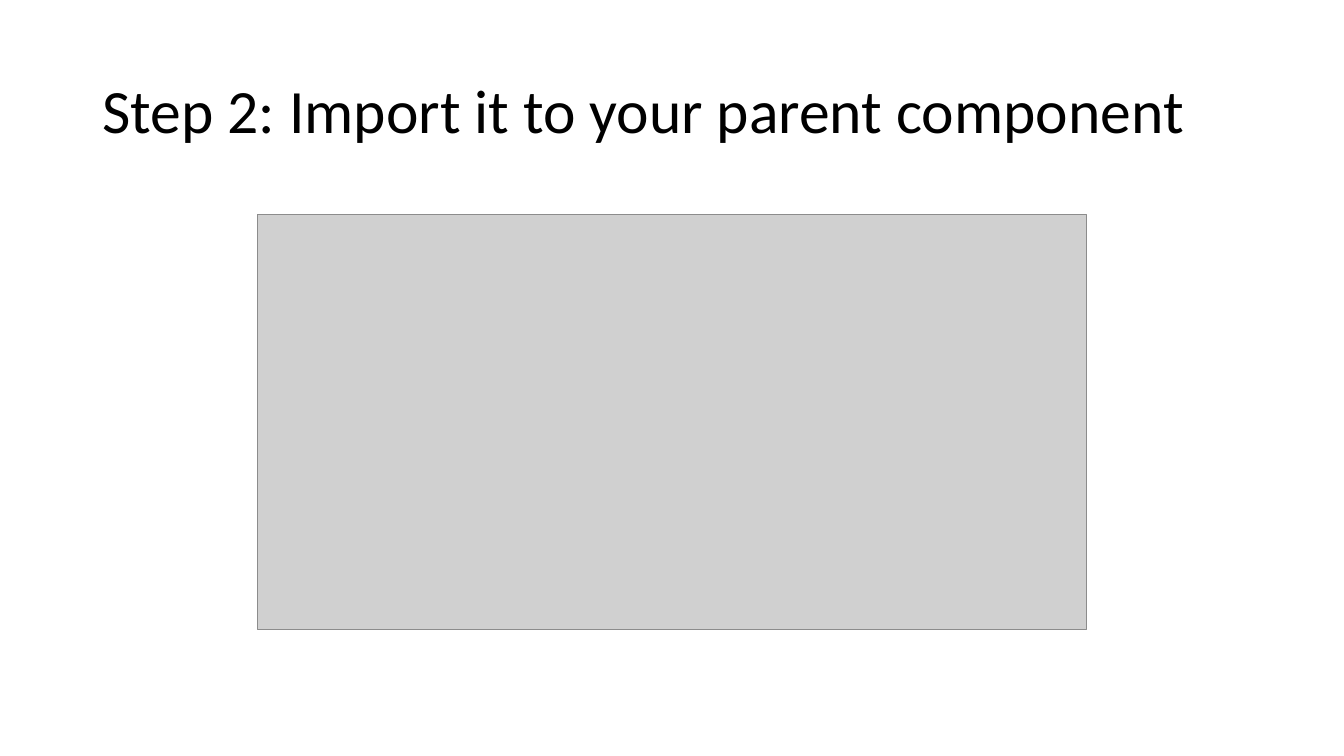
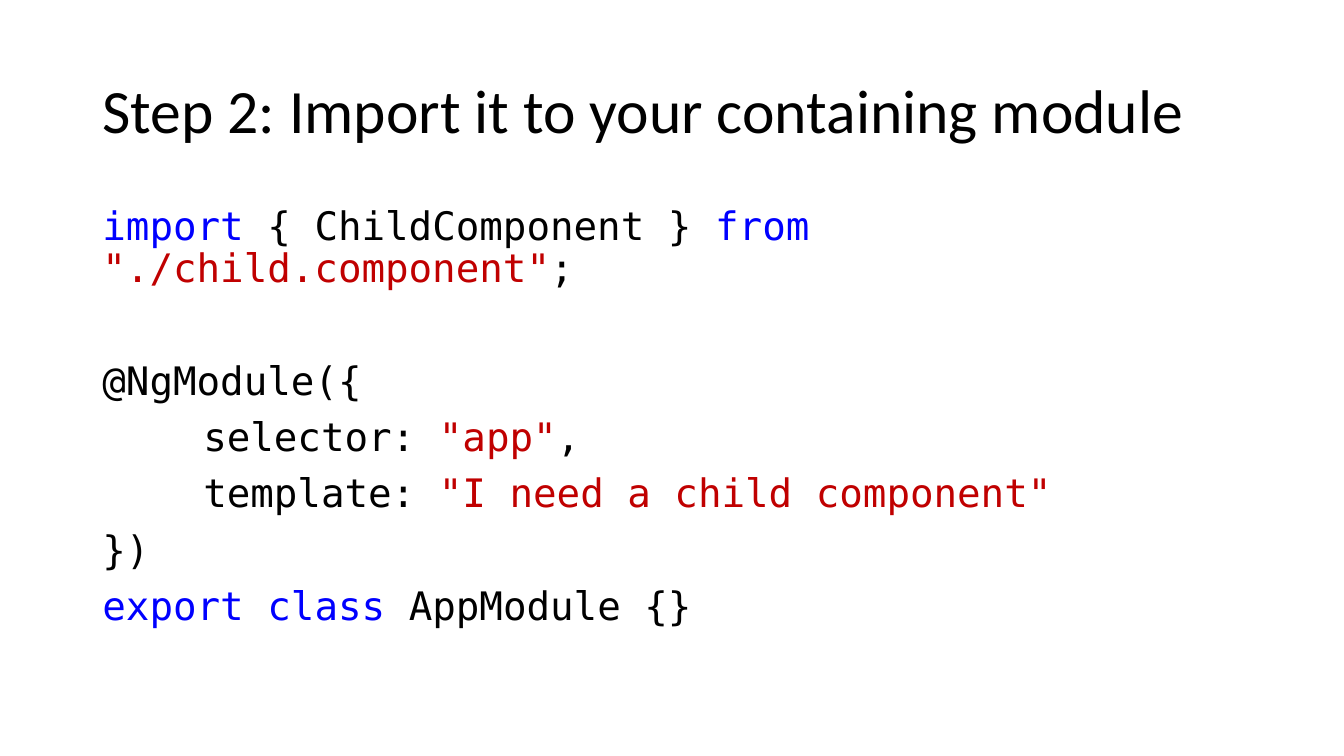
Before and after one commit to schneidenbach/Angular2-AspNetCore-TypeScript-Workshop, a slide deck: slide 5 of slides/5 - Child components.pptx. Drawn at 1344x756 pixels with LibreOffice and Linux fonts; fonts in the diff are those of the drawing; grey boxes stand for pictures. Boxes give left, top, right and bottom in pixels: in the first picture for what was removed or moved away, otherwise in the second. Text is boxed around its words. In the diff, an @@ line names an element or a change of style, - is before the commit and + after.

Commit message:
modified ppt

```diff
--- a/slides/5 - Child components.pptx
+++ b/slides/5 - Child components.pptx
@@ title at <box>102,90,1183,144</box>: text changed @@
-Step 2: Import it to your parent component
+Step 2: Import it to your containing module
@@ text added at <box>102,210,1052,628</box>, 28 pt, text #000000 @@
+import { ChildComponent } from "./child.component";
+@NgModule({
+selector: "app",
+template: "I need a child component"
+})
+export class AppModule {}
@@ picture removed at <box>257,215,1087,629</box> @@
```
